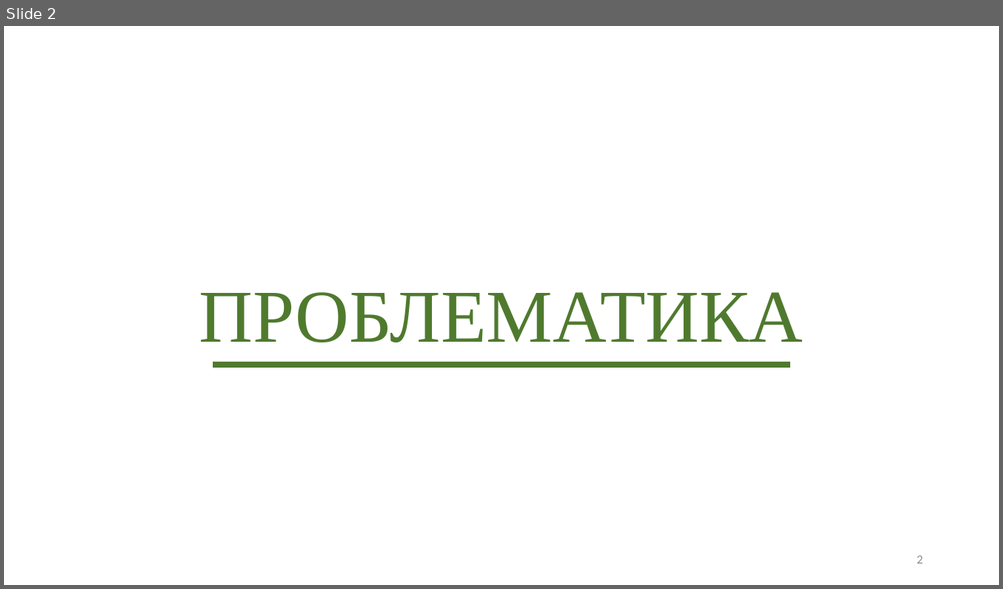
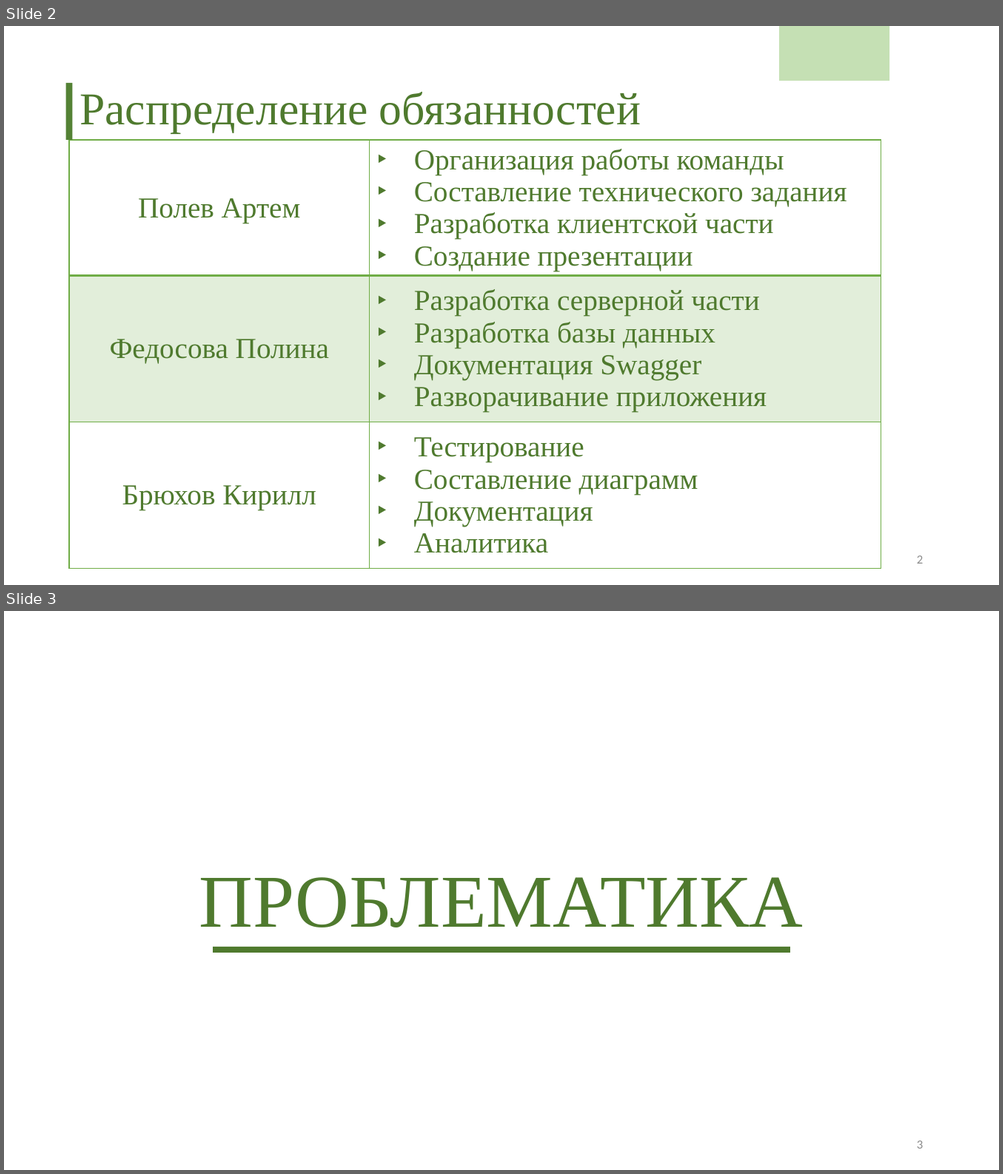
Before and after one commit to polyafedosova/TP-5.2-5, a slide deck: Documentation/Презентация.pptx. Shown one above the other, each under a label of ours: slide 2 before the commit, slides 2 and 3 after it. The pictures are 1003x589 and 1003x1174 pixels, drawn with LibreOffice and Linux fonts; fonts in the diff are those of the drawing. Boxes give left, top, right and bottom in pixels: in the first picture for what was removed or moved away, otherwise in the second. Text is boxed around its words. In the diff, an @@ line names an element or a change of style, - is before the commit and + after.

```diff
--- a/Documentation/Презентация.pptx
+++ b/Documentation/Презентация.pptx
@@ slide 2 added at (4,26,999,585), background #FFFFFF @@
@@ rectangle added at (780,26,890,81), fill #C5E0B4 @@
@@ rectangle added at (65,83,72,140), fill #548235 @@
@@ title added at (79,92,640,133), 44 pt, text #4F7A2E @@
+Распределение обязанностей
@@ table added at (69,140,880,580), 3 rows, 2 columns @@
+Полев Артем | Организация работы команды / Составление технического задания / Разработка клиентской части / Создание презентации
+Федосова Полина | Разработка серверной части / Разработка базы данных / Документация Swagger / Разворачивание приложения
+Брюхов Кирилл | Тестирование / Составление диаграмм / Документация / Аналитика
@@ page number added at (916,556,922,564), 12 pt, text #8C8C8C @@
+2
@@ what was slide 2 is now slide 3 @@
@@ page number at (916,1141,922,1149): text changed @@
-2
+3
```
Also in this commit, not shown: 7 slides changed, 8 other slides added, 11 slides removed.
